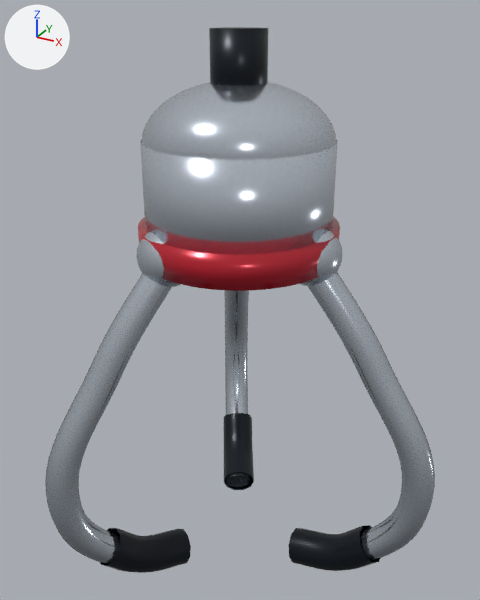
The glTF model public/models/claw.glb, before and after one commit.
Both versions are drawn from a 50 mm camera at (0.6, -1.087, 0.322) aimed at (0.012, -0.018, -0.213). Lighting does not change. The marker at upper left points along +X, +Y and +Z. The older version comes first. Where no turn or scale is listed for an object, it has been applied to the vertices. Vertices at exactly the same position are counted once.

The first picture shows 'Cable socket', 'Claw coral ring', 'Claw dome', 'Claw shoulder', 'Finger joint_0', 'Finger joint_2', 'Finger steel_0', 'Finger steel_1', 'Finger steel_2', 'Rubber grip_0', 'Rubber grip_1', 'Rubber grip_2'.
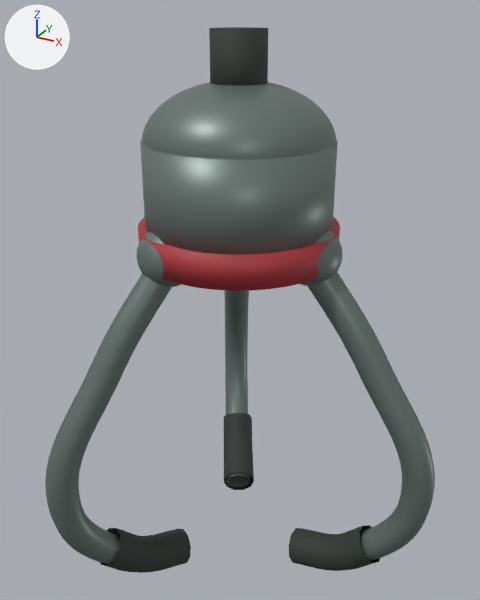
What differs and where, as boxes [x1, y1, x2, y2] in the pictures (480 x 600 px):
'Claw shoulder', recoloured (white to grey)
    both: [140, 139, 338, 255]
'Finger steel_2', recoloured (white to grey)
    both: [45, 273, 172, 565]
'Finger steel_0', recoloured (white to grey)
    both: [308, 272, 435, 561]
'Finger steel_1', recoloured (white to grey)
    both: [224, 290, 250, 487]
part 1 of me_sphere_061, recoloured (white to grey)
    both: [142, 82, 336, 160]
part 2 of me_sphere_062, recoloured (white to grey)
    both: [300, 231, 343, 286]
part 3 of me_sphere_064, recoloured (white to grey)
    both: [136, 232, 181, 287]

Edits to the bpy script that builds the scene:
```text
Add mat_satin_charcoal_claw_steel:
    mat_satin_charcoal_claw_steel = principled_material('Satin charcoal claw steel')
    mat_satin_charcoal_claw_steel.base_color = (0.159, 0.202, 0.188)  # grey #6f7c78
    mat_satin_charcoal_claw_steel.metallic = 0.38
    mat_satin_charcoal_claw_steel.roughness = 0.42
Change me_sphere_061:
    where me_sphere_061.from_pydata(...)  # 610 vertices, 1216 faces; spans x -0.178..0.178, y -0.178..0.178, z -0.11..0.11
    used by ob_claw_dome; location = (0.0, 0.0, 0.095)
    me_sphere_061 part 1: 1216 faces spanning x -0.178..0.178, y -0.178..0.178, z -0.11..0.11 switch from mat_polished_stainless_steel (white #d7e0eb) to mat_satin_charcoal_claw_steel (grey #6f7c78)
Change me_cylinder_035:
    where me_cylinder_035.from_pydata(...)  # 96 vertices, 188 faces; spans x -0.18..0.18, y -0.18..0.18, z -0.1..0.1
    remove me_cylinder_035.materials.append(mat_polished_stainless_steel)  # white #d7e0eb
    add me_cylinder_035.materials.append(mat_satin_charcoal_claw_steel)  # grey #6f7c78
Change me_sphere_062:
    where me_sphere_062.from_pydata(...)  # 266 vertices, 528 faces; spans x -0.055..0.055, y -0.065..0.065, z -0.055..0.055
    used by ob_finger_joint_0; location = (0.155, 0.0, -0.1)
    me_sphere_062 part 2: 528 faces spanning x -0.055..0.055, y -0.065..0.065, z -0.055..0.055 switch from mat_polished_stainless_steel (white #d7e0eb) to mat_satin_charcoal_claw_steel (grey #6f7c78)
Change me_finger_steel_0:
    where me_finger_steel_0.from_pydata(...)  # 490 vertices, 960 faces; spans x 0.106..0.43, y -0.031..0.031, z -0.747..0.017
    remove me_finger_steel_0.materials.append(mat_polished_stainless_steel)  # white #d7e0eb
    add me_finger_steel_0.materials.append(mat_satin_charcoal_claw_steel)  # grey #6f7c78
Change me_finger_steel_1:
    where me_finger_steel_1.from_pydata(...)  # 490 vertices, 960 faces; spans x -0.231..-0.036, y 0.087..0.377, z -0.747..0.017
    remove me_finger_steel_1.materials.append(mat_polished_stainless_steel)  # white #d7e0eb
    add me_finger_steel_1.materials.append(mat_satin_charcoal_claw_steel)  # grey #6f7c78
Change me_sphere_064:
    where me_sphere_064.from_pydata(...)  # 266 vertices, 528 faces; spans x -0.0625..0.0625, y -0.0575..0.0575, z -0.055..0.055
    used by ob_finger_joint_2; location = (-0.077, -0.134, -0.1)
    me_sphere_064 part 3: 528 faces spanning x -0.0625..0.0625, y -0.0575..0.0575, z -0.055..0.055 switch from mat_polished_stainless_steel (white #d7e0eb) to mat_satin_charcoal_claw_steel (grey #6f7c78)
Change me_finger_steel_2:
    where me_finger_steel_2.from_pydata(...)  # 490 vertices, 960 faces; spans x -0.231..-0.036, y -0.377..-0.087, z -0.747..0.017
    remove me_finger_steel_2.materials.append(mat_polished_stainless_steel)  # white #d7e0eb
    add me_finger_steel_2.materials.append(mat_satin_charcoal_claw_steel)  # grey #6f7c78
```
